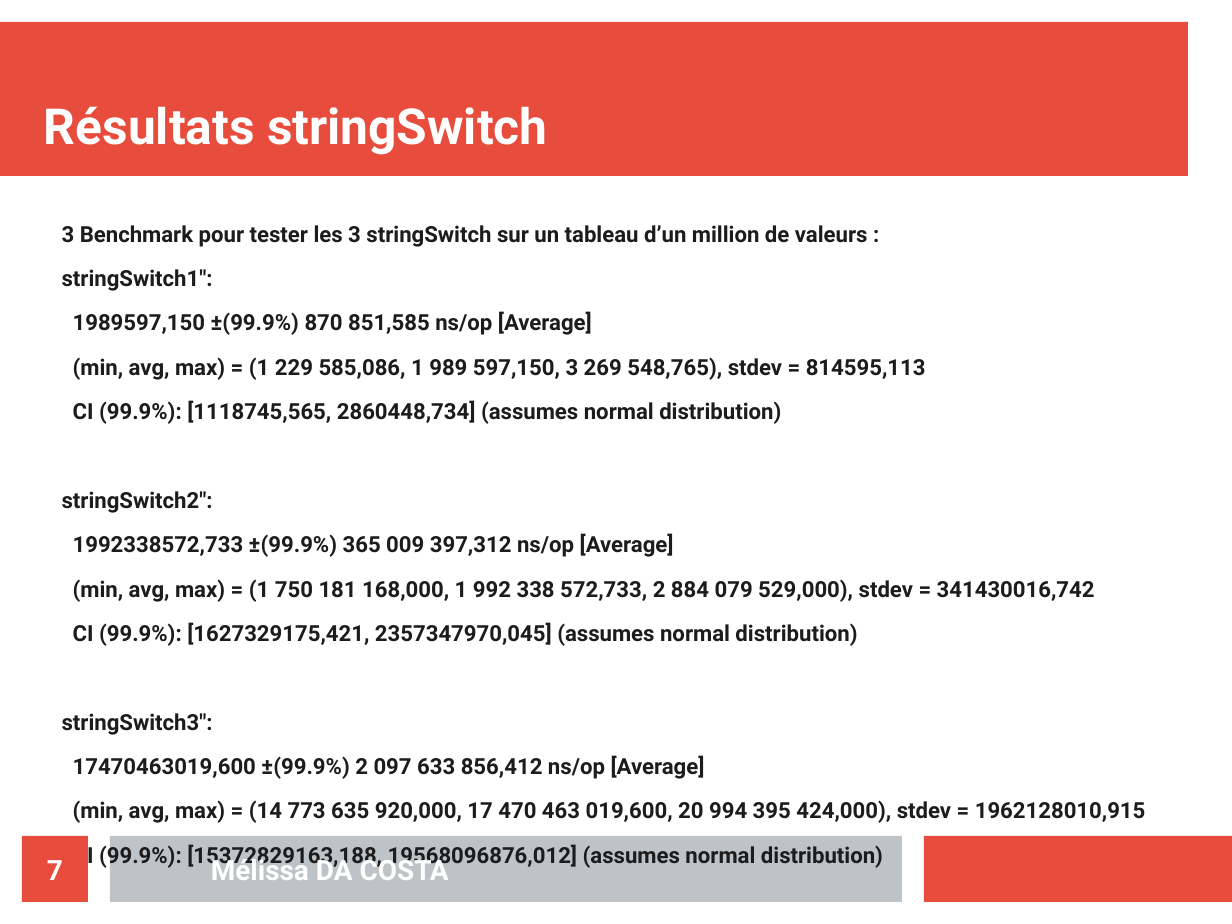
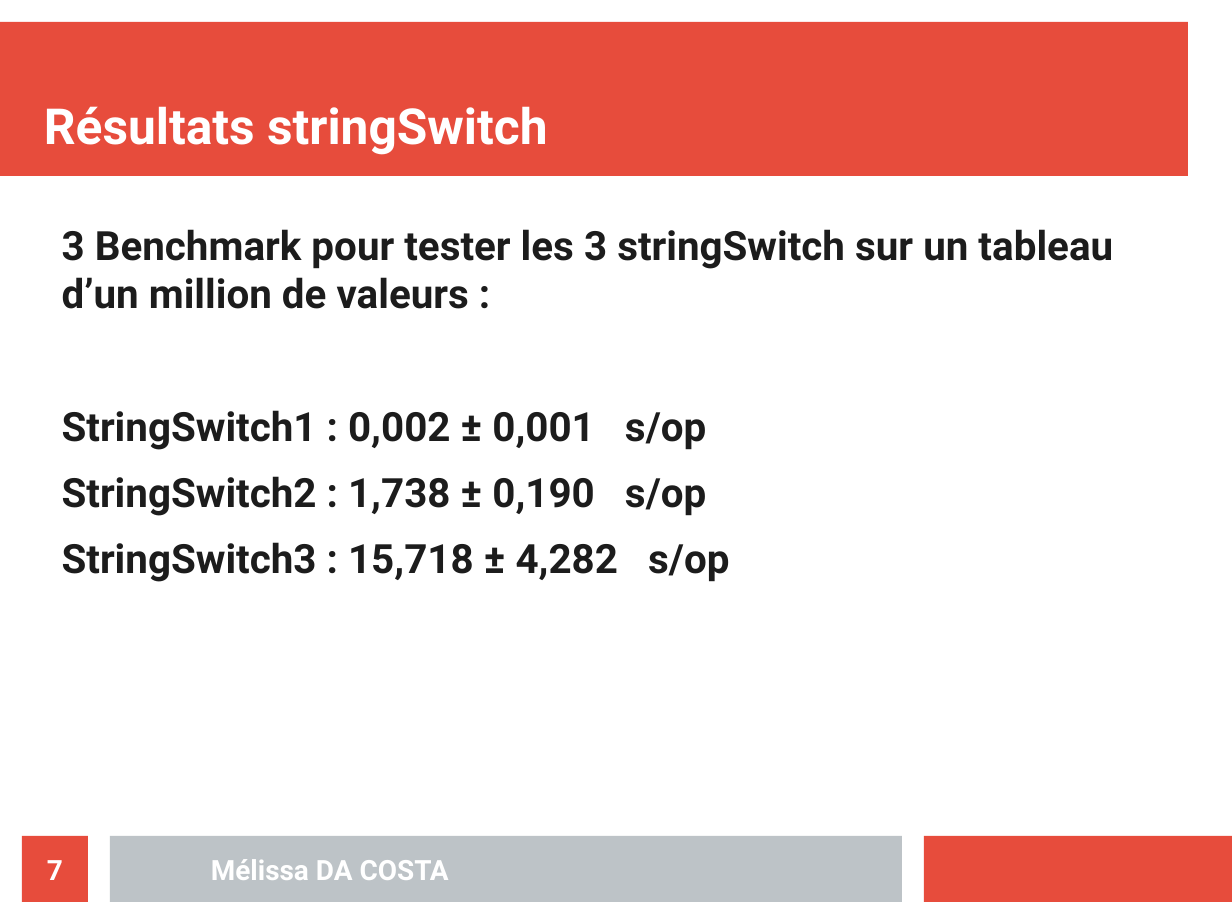
Before and after one commit to MelissaDaCosta/java-inside, a slide deck: slide 7 of lab5/Mélissa_DA_COSTA_slides_TP05.odp. Drawn at 1232x924 pixels with LibreOffice and Linux fonts; fonts in the diff are those of the drawing. Boxes give left, top, right and bottom in pixels: in the first picture for what was removed or moved away, otherwise in the second. Text is boxed around its words. In the diff, an @@ line names an element or a change of style, - is before the commit and + after.

```diff
--- a/lab5/Mélissa_DA_COSTA_slides_TP05.odp
+++ b/lab5/Mélissa_DA_COSTA_slides_TP05.odp
@@ text at <box>62,229,1113,309</box>: size 14.3 to 26 pt in "3 Benchmark pour tester les 3 stringSwitch ..." @@
@@ text at <box>62,410,729,582</box>: text changed; size 14.3 to 26 pt @@
-stringSwitch1":
-1989597,150 ±(99.9%) 870 851,585 ns/op [Average]
-(min, avg, max) = (1 229 585,086, 1 989 597,150, 3 269 548,765), stdev = 814595,113
-CI (99.9%): [1118745,565, 2860448,734] (assumes normal distribution)
-stringSwitch2":
-1992338572,733 ±(99.9%) 365 009 397,312 ns/op [Average]
-(min, avg, max) = (1 750 181 168,000, 1 992 338 572,733, 2 884 079 529,000), stdev = 341430016,742
-CI (99.9%): [1627329175,421, 2357347970,045] (assumes normal distribution)
-stringSwitch3":
-17470463019,600 ±(99.9%) 2 097 633 856,412 ns/op [Average]
-(min, avg, max) = (14 773 635 920,000, 17 470 463 019,600, 20 994 395 424,000), stdev = 1962128010,915
-CI (99.9%): [15372829163,188, 19568096876,012] (assumes normal distribution)
+StringSwitch1 : 0,002 ± 0,001 s/op
+StringSwitch2 : 1,738 ± 0,190 s/op
+StringSwitch3 : 15,718 ± 4,282 s/op
```
Also in this commit, not shown: 1 other slide changed, 6 other files.
